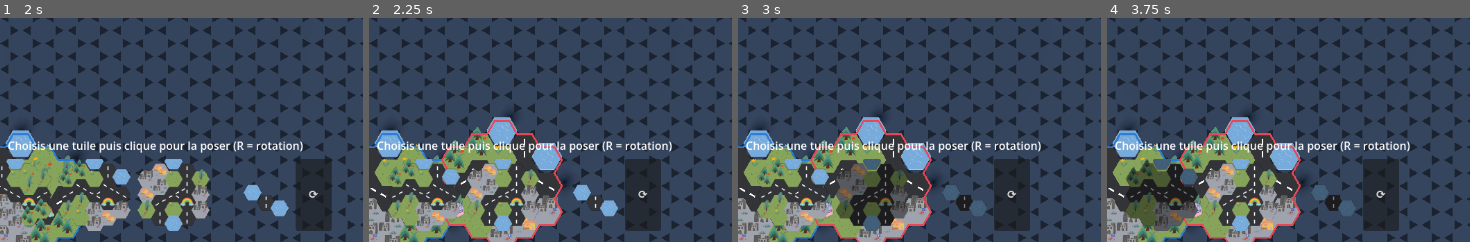
Above: before the commit, frames 1-4 (left to right).
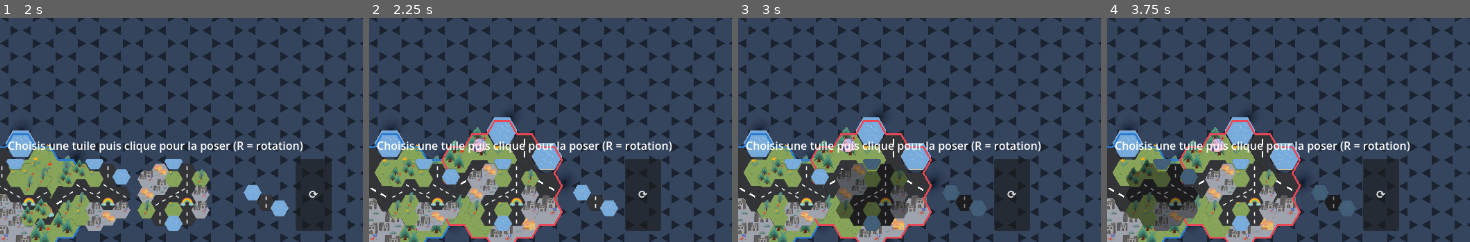
Above: after the commit, the same moments.

Repository: yoann-shopopop/shopopop-express
Game: Godot game, scene res://scenes/main.tscn
The game is run twice, just before and just after one commit, with the same random seed, the same clock (stepped at 60 frames per second) and the same inputs.
Inputs (mouse positions are % of the whole screen's width and height, from its top left):
- Up to frame 1 (2 s): click "2" at 0.5 s; click (35, 90) at 1.27 s
- Up to frame 2 (2.25 s): click (46, 90) at 2.02 s
- Up to frame 3 (3 s): click (40, 90) at 2.77 s
- Up to frame 4 (3.75 s): click (51, 90) at 3.52 s
The pictures show only the part of the screen within x 33-83%, y 50-100%; the shares and areas given below are measured in that part.

Frame 1 is identical in both runs. In frame 2, 0.3% of the frame differs, in the area x 23-33%, y 53-89%; in frame 3, 0.3%; in frame 4, 0.3%.

Commit message:
feat(game): spawn sur une case verte en bord de route
Le point de départ d'un joueur est placé sur une case verte adjacente à une
route (bord de route), parmi l'un de ses blocs ; repli sur n'importe quelle
case verte si aucune n'est en bordure. Test mis à jour.

Co-Authored-By: Claude Opus 4.8 <noreply@anthropic.com>

Diff:
--- a/src/game/setup_distributor.gd
+++ b/src/game/setup_distributor.gd
@@ -50,10 +50,25 @@
 static func _assign_start(player: Player, rng: RandomNumberGenerator) -> void:
 	var block_index := rng.randi_range(0, 2)
 	var block: BlockDefinition = player.pieces[block_index]
-	var green_cells: Array[Vector2i] = []
+	player.start_block = block
+
+	var roads := {}
 	for i in block.cells.size():
-		if block.cell_types[i] == CellType.Kind.GREEN:
-			green_cells.append(block.cells[i])
-	player.start_block = block
-	if not green_cells.is_empty():
-		player.start_cell = green_cells[rng.randi_range(0, green_cells.size() - 1)]
+		if CellType.is_road(block.cell_types[i]):
+			roads[block.cells[i]] = true
+
+	# Prefer green cells on the edge of a road; fall back to any green.
+	var roadside: Array[Vector2i] = []
+	var any_green: Array[Vector2i] = []
+	for i in block.cells.size():
+		if block.cell_types[i] != CellType.Kind.GREEN:
+			continue
+		any_green.append(block.cells[i])
+		for nb in HexUtils.neighbors(block.cells[i]):
+			if roads.has(nb):
+				roadside.append(block.cells[i])
+				break
+
+	var pool := roadside if not roadside.is_empty() else any_green
+	if not pool.is_empty():
+		player.start_cell = pool[rng.randi_range(0, pool.size() - 1)]
--- a/tests/test_setup_distributor.gd
+++ b/tests/test_setup_distributor.gd
@@ -8,15 +8,15 @@
 func before_each() -> void:
 	_library = []
 	for i in 6:
-		_library.append(_pattern(StringName("p%d" % i), Vector2i(1 + i, 0)))
-	_bridge = _pattern(&"bridge", Vector2i(2, 0))
+		_library.append(_pattern(StringName("p%d" % i)))
+	_bridge = _pattern(&"bridge")
 
 
-# A pattern with one ROUTE connector cell and one GREEN cell (a candidate start).
-func _pattern(id: StringName, green_offset: Vector2i) -> BlockDefinition:
+# A pattern with a ROUTE cell and a GREEN cell on the edge of that road (a candidate start).
+func _pattern(id: StringName) -> BlockDefinition:
 	var b := BlockDefinition.new()
 	b.id = id
-	b.cells = [Vector2i(0, 0), green_offset] as Array[Vector2i]
+	b.cells = [Vector2i(0, 0), Vector2i(1, 0)] as Array[Vector2i]
 	b.cell_types = [CellType.Kind.ROUTE, CellType.Kind.GREEN]
 	b.connectors = [Vector2i(0, 0)] as Array[Vector2i]
 	return b
@@ -72,6 +72,16 @@
 		var idx := player.start_block.cells.find(player.start_cell)
 		assert_gte(idx, 0, "start cell belongs to the block")
 		assert_eq(player.start_block.cell_types[idx], CellType.Kind.GREEN, "start sits on a green cell")
+		# And that green cell is on the edge of a road.
+		var roads := {}
+		for j in player.start_block.cells.size():
+			if CellType.is_road(player.start_block.cell_types[j]):
+				roads[player.start_block.cells[j]] = true
+		var roadside := false
+		for nb in HexUtils.neighbors(player.start_cell):
+			if roads.has(nb):
+				roadside = true
+		assert_true(roadside, "start is on the edge of a road")
 
 
 # The pattern ids (first 3 pieces) of a player.
